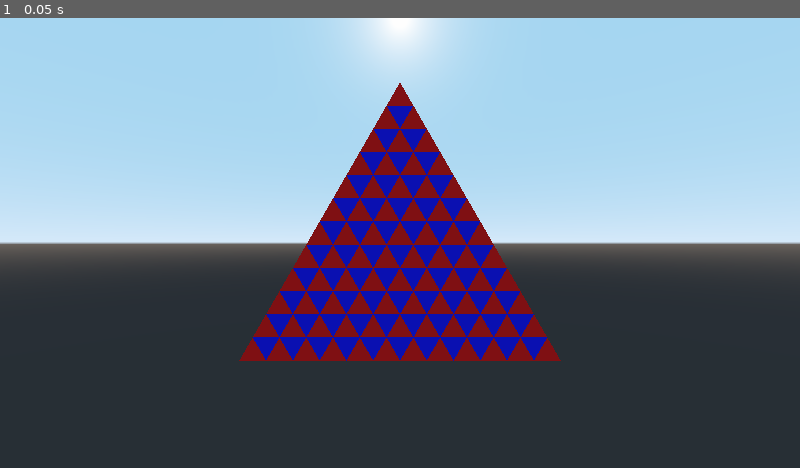
Above: before the commit, frame 1.
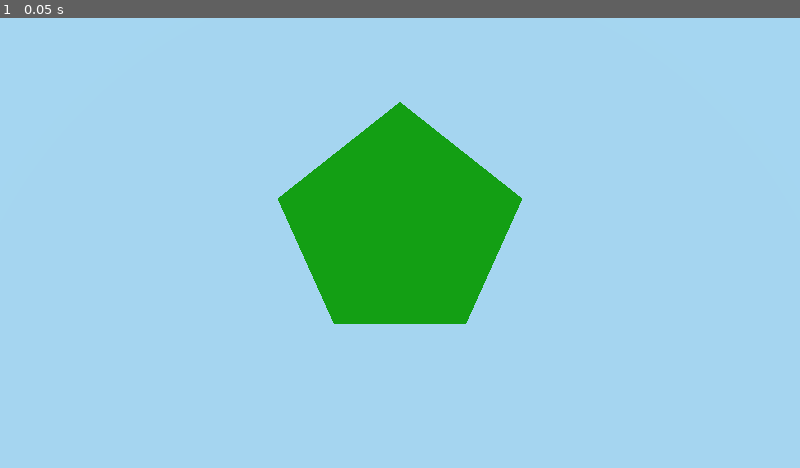
Above: after the commit, the same moment.

Repository: TomiMantyla/sphere
Game: Godot game, scene res://Cube-scene.tscn
Two runs of this game, one before a commit and one after it. Both use one fixed random seed, a clock stepped at 60 frames per second and the inputs below.
Inputs:
- Up to frame 1 (0.05 s): no input

The runs differ from the first frame. In frame 1, 65% of the frame differs, in the area x 0-100%, y 0-100%.

Commit message:
Ikosahedri edistyy

Diff:
--- a/Cube-scene.tscn
+++ b/Cube-scene.tscn
@@ -1,8 +1,9 @@
-[gd_scene load_steps=7 format=2]
+[gd_scene load_steps=9 format=2]
 
 [ext_resource path="res://Cube.gd" type="Script" id=1]
 [ext_resource path="res://MeshInstance.gd" type="Script" id=2]
 [ext_resource path="res://TriangleTesselation.gd" type="Script" id=3]
+[ext_resource path="res://Icosahedron.gd" type="Script" id=4]
 
 [sub_resource type="SpatialMaterial" id=1]
 vertex_color_use_as_albedo = true
@@ -15,10 +16,14 @@
 [sub_resource type="SpatialMaterial" id=3]
 vertex_color_use_as_albedo = true
 
+[sub_resource type="SpatialMaterial" id=4]
+params_cull_mode = 1
+albedo_color = Color( 0.12549, 0.996078, 0, 1 )
+
 [node name="Spatial" type="Spatial"]
 
 [node name="Camera" type="Camera" parent="."]
-transform = Transform( 1, 0, 0, 0, 1, 0, 0, 0, 1, 0, -0.5, 1 )
+transform = Transform( 1, 0, 0, 0, -0.227705, -0.97373, 0, 0.97373, -0.227705, 0, -5, -1.53615 )
 
 [node name="Cube" type="MeshInstance" parent="."]
 visible = false
@@ -32,6 +37,14 @@
 script = ExtResource( 2 )
 
 [node name="TriangleTesselation" type="MeshInstance" parent="."]
+visible = false
 material_override = SubResource( 3 )
 script = ExtResource( 3 )
-freq = 12
+freq = 6
+
+[node name="Icosahedron" type="MeshInstance" parent="."]
+material_override = SubResource( 4 )
+script = ExtResource( 4 )
+
+[node name="DirectionalLight" type="DirectionalLight" parent="."]
+transform = Transform( 1, 0, 0, 0, 0.782217, 0.623006, 0, -0.623006, 0.782217, 0, 2.49447, 6.76577 )
--- /dev/null
+++ b/Icosahedron.gd
@@ -0,0 +1,52 @@
+extends MeshInstance
+
+export var edge_length=1.0
+
+const phi = (1+sqrt(5))/2
+
+var vertices = []
+var st = SurfaceTool.new()
+
+func _ready():
+
+	vertices.resize(12)
+
+	vertices[0] = Vector3(0.0, phi, 1.0)
+	vertices[1] = Vector3(1.0, 0.0, phi)
+	vertices[2] = Vector3(phi, 1.0, 0.0)
+	vertices[3] = Vector3(0.0, phi, -1.0)
+	vertices[4] = Vector3(-phi, 1.0, 0.0)
+	vertices[5] = Vector3(-1.0, 0.0, phi)
+	vertices[6] = Vector3(phi, -1.0, 0.0)
+	vertices[7] = Vector3(1.0, 0.0, -phi)
+	vertices[8] = Vector3(-1.0, 0.0, -phi)
+	vertices[9] = Vector3(-phi, -1.0, 0.0)
+	vertices[10] = Vector3(0.0, -phi, 1.0)
+	vertices[11] = Vector3(0.0, -phi, -1.0)
+
+
+	st.begin(Mesh.PRIMITIVE_TRIANGLES)
+	#Top --Who says which vertex is on top?
+	for i in range(1,6):
+		st.add_vertex(vertices[0])
+		st.add_vertex(vertices[i])
+		st.add_vertex(vertices[i%5+1])
+	#st.add_vertex(vertices[0])
+	#st.add_vertex(vertices[5])
+	#st.add_vertex(vertices[1])
+
+	#Bottom
+	for i in range(1, 6):
+		st.add_vertex(vertices[11])
+		st.add_vertex(vertices[i%5+6])
+		st.add_vertex(vertices[i+5])
+
+
+	mesh = st.commit()
+
+
+
+
+
+
+	pass # Replace with function body.
--- a/TriangleTesselation.gd
+++ b/TriangleTesselation.gd
@@ -17,7 +17,7 @@
 	right = [i+1,j+1]
 	return([left,right])
 
-func down_neighbours(i,j): #Ei määritelty ensimmäiselle verteksille!
+func down_neighbours(i,j):
 	var left
 	var right
 	left = [i,j+1]
@@ -79,6 +79,10 @@
 	#print(vertices)
 	for i in range(f+1):
 		for j in range(i+1):
-			print(str(i)+","+str(j)+"   "+str(up_neighbours(i,j))+"   "+str(down_neighbours(i,j)))
+			pass
+			#print(str(i)+","+str(j)+"   "+str(up_neighbours(i,j))+"   "+str(down_neighbours(i,j)))
 		#print(vertices[i])
 	meshify()
+
+#func _process(delta):
+	#rotate_y(delta)
